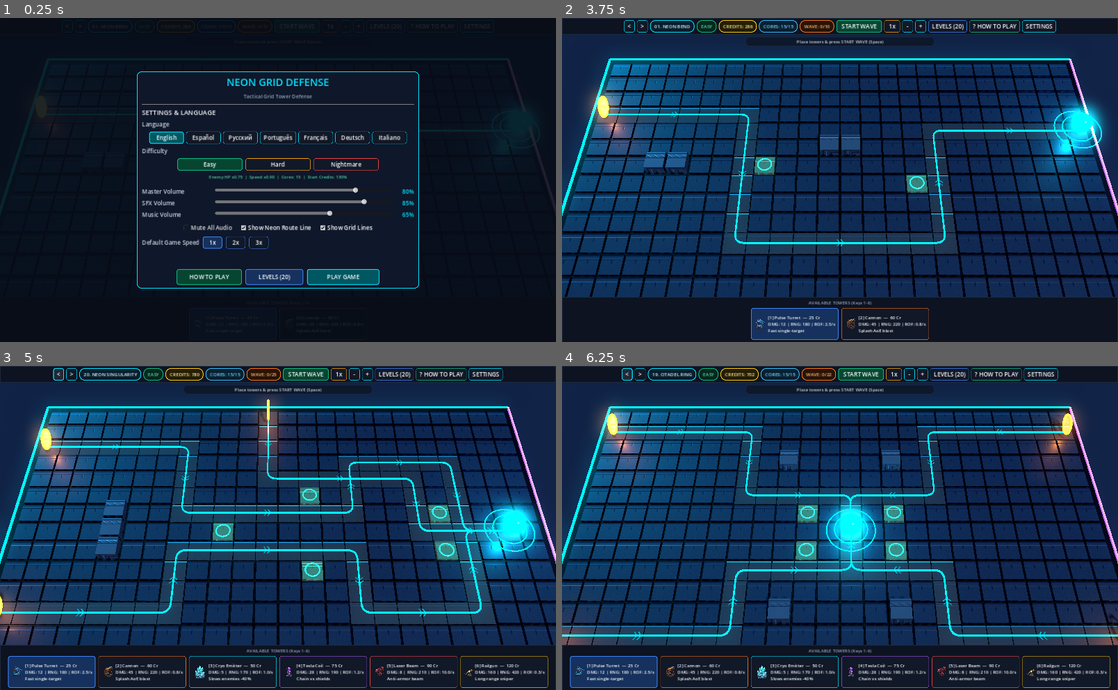
Above: before the commit, frames 1-4 (two rows, left to right).
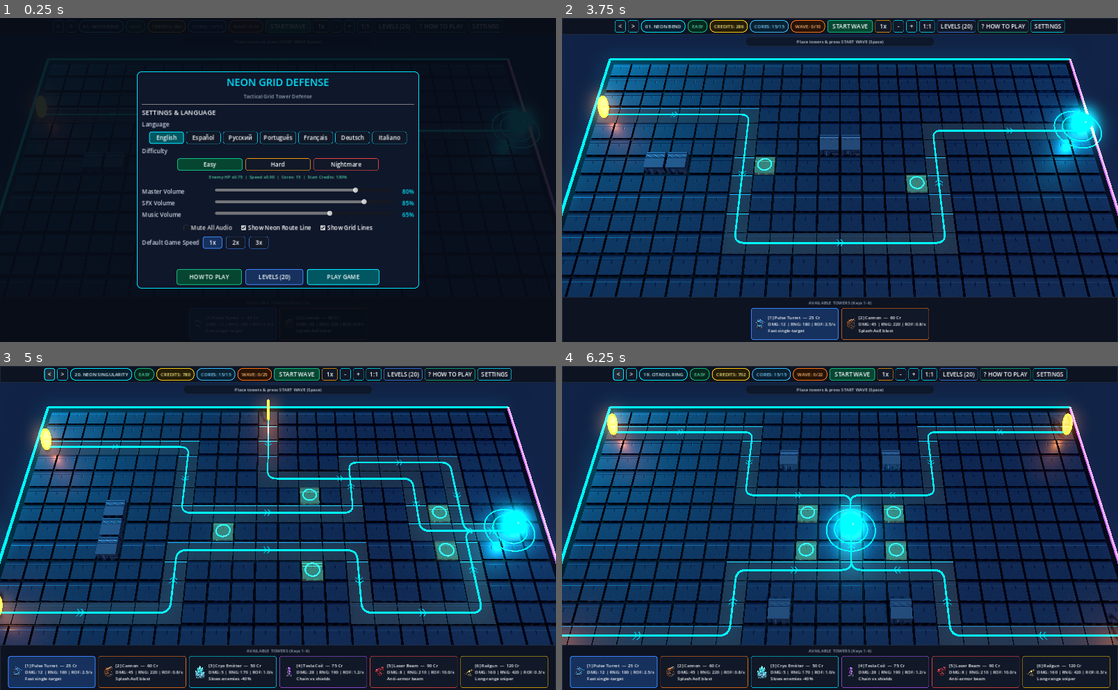
Above: after the commit, the same moments.

Repository: o1egkl/neon-grid-defense
Game: Godot game, scene res://scenes/main.tscn
Two runs of this game, one before a commit and one after it. Both use one fixed random seed, a clock stepped at 60 frames per second and the inputs below.
Inputs:
- Up to frame 1 (0.25 s): no input
- Up to frame 2 (3.75 s): click "START WAVE" at 0.5 s; click "START WAVE" at 1.25 s; click "Easy" at 2 s; click "Easy" at 2.75 s; click "PLAY GAME" at 3.5 s
- Up to frame 3 (5 s): click "<" at 4.25 s
- Up to frame 4 (6.25 s): click "START WAVE" at 5 s; click "<" at 5.75 s

The runs differ from the first frame. In frame 1, less than 0.1% of the frame differs, in the area x 26-49%, y 0-5%; in frame 2, 1.3%; in frame 3, 1.3%, in the area x 7-92%, y 0-5%; in frame 4, 1.3%.

Commit message:
v29: LMB/1-finger drag-to-pan, 1:1 camera reset button, and updated guide

Diff:
--- a/data/localization.json
+++ b/data/localization.json
@@ -95,7 +95,7 @@
       "tile_boost": "Boost Pad — grants +20% damage to tower placed here",
       "tile_tower": "Tower — defends nearby road tiles",
       "guide_controls_title": "4. Controls",
-      "guide_controls_body": "• Keys 1-6 or Bottom Panel: Se …(151 unchanged characters)…  Upgrade (U) or Sell (X, 75% refund)\n• Right Click / Esc: Cancel preview or clo …(61 unchanged characters)…
+      "guide_controls_body": "• Keys 1-6 or Bottom Panel: Se …(151 unchanged characters)…  Upgrade (U) or Sell (X, 75% refund)\n• Zoom: Mouse Wheel, 2-Finger Pinch, or - / + buttons\n• Move Camera: Drag with Left Mouse / 1 Finger, Middle Mouse, or WASD (1:1 or 0 to reset)\n• Right Click / Esc: Cancel preview or clo …(61 unchanged characters)…
       "btn_upgrade": "UPGRADE",
       "btn_sell": "SELL",
       "lbl_max_level": "MAX LEVEL (OVERDRIVE)",
@@ -178,7 +178,7 @@
       "tile_boost": "Plataforma Boost — +20% de daño a la torre",
       "tile_tower": "Torre — defiende el camino cercano",
       "guide_controls_title": "4. Controles",
-      "guide_controls_body": "• Teclas 1-6 o Panel Inferior: Elegir torre\n• Clic Izquierdo / Toque: Colocar torre\n• Clic Derecho: Vender torre (75% reembolso)\n• Espacio o INICIAR OLEADA: Lanzar oleada\n• < / > o [ / ]: Cambiar entre los 20 niveles\n• Esc: Abrir menú de Ajustes e Idioma",
+      "guide_controls_body": "• Teclas 1-6 o Panel Inferior: Seleccionar torre\n• Clic Izquierdo / Toque (1º): Vista previa y alcance\n• Clic Izquierdo / Toque (2º) o CONSTRUIR: Construir torre\n• Clic en torre colocada: Mejorar (U) o Vender (X, 75%)\n• Zoom: Rueda del ratón, pellizco con 2 dedos o botones - / +\n• Mover cámara: Arrastrar con Clic Izq. / 1 dedo, botón central o WASD (1:1 o 0 para restablecer)\n• Clic Derecho / Esc: Cancelar o cerrar inspector",
       "btn_upgrade": "MEJORAR",
       "btn_sell": "VENDER",
       "lbl_max_level": "NIVEL MÁX (OVERDRIVE)",
@@ -261,7 +261,7 @@
       "tile_boost": "Площадка Boost — даёт башне +20% к урону",
       "tile_tower": "Башня — прикрывает дорогу в своём радиусе",
       "guide_controls_title": "4. Управление",
-      "guide_controls_body": "• Клавиши 1-6 или нижняя панел …(146 unchanged characters)… еню Улучшить [U] / Продать [X] (75%)\n• Правый клик / Esc: отмена предпросмотра  …(69 unchanged characters)…
+      "guide_controls_body": "• Клавиши 1-6 или нижняя панел …(146 unchanged characters)… еню Улучшить [U] / Продать [X] (75%)\n• Зум: колесо мыши, щипок двумя пальцами на Android или кнопки - / +\n• Двигать карту при зуме: зажать ЛКМ / 1 палец и потянуть, СКМ или WASD (1:1 или 0 — сброс)\n• Правый клик / Esc: отмена предпросмотра  …(69 unchanged characters)…
       "btn_upgrade": "АПГРЕЙД",
       "btn_sell": "ПРОДАТЬ",
       "lbl_max_level": "МАКС. УРОВЕНЬ (OVERDRIVE)",
@@ -344,7 +344,7 @@
       "tile_boost": "Plataforma Boost — +20% de dano para a torre",
       "tile_tower": "Torre — defende a estrada próxima",
       "guide_controls_title": "4. Controles",
-      "guide_controls_body": "• Teclas 1-6 ou Painel Inferior: Escolher torre\n• Clique Esquerdo / Toque: Construir torre\n• Clique Direito: Vender torre (75% reembolso)\n• Espaço ou INICIAR ONDA: Lançar próxima onda\n• < / > ou [ / ]: Alternar entre as 20 fases\n• Esc: Abrir Configurações e Idioma",
+      "guide_controls_body": "• Teclas 1-6 ou Painel Inferior: Selecionar torre\n• Clique Esquerdo / Toque (1º): Prévia da torre e alcance\n• Clique Esquerdo / Toque (2º) ou CONSTRUIR: Construir\n• Clique na torre: Melhorar (U) ou Vender (X, 75%)\n• Zoom: Roda do mouse, pinça com 2 dedos ou botões - / +\n• Mover câmera: Arrastar com Botão Esq. / 1 dedo, botão do meio ou WASD (1:1 ou 0 para redefinir)",
       "btn_upgrade": "MELHORAR",
       "btn_sell": "VENDER",
       "lbl_max_level": "NÍVEL MÁX (OVERDRIVE)",
@@ -427,7 +427,7 @@
       "tile_boost": "Case Boost — +20% de dégâts pour la tour",
       "tile_tower": "Tour — défend la route à portée",
       "guide_controls_title": "4. Contrôles",
-      "guide_controls_body": "• Touches 1-6 ou Panneau bas : Choisir une tour\n• Clic Gauche / Toucher : Placer la tour\n• Clic Droit : Vendre la tour (75% remboursé)\n• Espace ou LANCER VAGUE : Démarrer la vague\n• < / > ou [ / ] : Changer parmi les 20 niveaux\n• Échap : Ouvrir les Paramètres et la Langue",
+      "guide_controls_body": "• Touches 1-6 ou Panneau Inférieur : Choisir une tourelle\n• Clic Gauche / Toucher (1er) : Aperçu et portée\n• Clic Gauche / Toucher (2e) ou CONSTRUIRE : Construire\n• Clic sur tourelle : Améliorer (U) ou Vendre (X, 75%)\n• Zoom : Molette, pincement à 2 doigts ou boutons - / +\n• Déplacer la caméra : Glisser avec Clic Gauche / 1 doigt, clic molette ou WASD (1:1 ou 0 pour réinitialiser)",
       "btn_upgrade": "AMÉLIORER",
       "btn_sell": "VENDRE",
       "lbl_max_level": "NIVEAU MAX (OVERDRIVE)",
@@ -510,7 +510,7 @@
       "tile_boost": "Boost-Feld — +20% Schaden für den Turm",
       "tile_tower": "Turm — verteidigt den nahen Weg",
       "guide_controls_title": "4. Steuerung",
-      "guide_controls_body": "• Tasten 1-6 oder Leiste unten: Turm wählen\n• Linksklick / Tippen: Turm platzieren\n• Rechtsklick: Turm verkaufen (75% zurück)\n• Leertaste oder WELLE STARTEN: Welle starten\n• < / > oder [ / ]: Zwischen 20 Leveln wechseln\n• Esc: Einstellungen & Sprache öffnen",
+      "guide_controls_body": "• Tasten 1-6 oder Leiste unten: Turm wählen\n• Linksklick / Tippen (1.): Vorschau & Reichweite\n• Linksklick / Tippen (2.) oder BAUEN: Turm bauen\n• Klick auf Turm: Verbessern (U) oder Verkaufen (X, 75%)\n• Zoom: Mausrad, 2-Finger-Zoom oder - / + Tasten\n• Kamera bewegen: Mit linker Maustaste / 1 Finger ziehen, mittlere Maustaste oder WASD (1:1 oder 0 zum Zurücksetzen)",
       "btn_upgrade": "UPGRADE",
       "btn_sell": "VERKAUFEN",
       "lbl_max_level": "MAX-LEVEL (OVERDRIVE)",
@@ -593,7 +593,7 @@
       "tile_boost": "Casella Boost — +20% danni alla torre",
       "tile_tower": "Torre — difende la strada vicina",
       "guide_controls_title": "4. Comandi",
-      "guide_controls_body": "• Tasti 1-6 o Pannello in basso: Scegli torre\n• Clic Sinistro / Tocco: Piazza torre\n• Clic Destro: Vendi torre (75% rimborso)\n• Spazio o AVVIA ONDATA: Avvia prossima ondata\n• < / > o [ / ]: Cambia tra i 20 livelli\n• Esc: Apri Impostazioni e Lingua",
+      "guide_controls_body": "• Tasti 1-6 o Pannello Inferiore: Seleziona torre\n• Clic Sinistro / Tocco (1°): Anteprima e raggio\n• Clic Sinistro / Tocco (2°) o COSTRUISCI: Costruisci\n• Clic su torre: Potenzia (U) o Vendi (X, 75%)\n• Zoom: Rotellina, pizzico a 2 dita o pulsanti - / +\n• Sposta visuale: Trascina con Clic Sinistro / 1 dito, tasto centrale o WASD (1:1 o 0 per reimpostare)",
       "btn_upgrade": "POTENZIA",
       "btn_sell": "VENDI",
       "lbl_max_level": "LIVELLO MAX (OVERDRIVE)",
--- a/scripts/grid_manager.gd
+++ b/scripts/grid_manager.gd
@@ -95,6 +95,9 @@
 var _target_zoom: float = 1.0
 var _pan_offset := Vector3.ZERO
 var _mmb_dragging: bool = false
+var _lmb_down: bool = false
+var _lmb_dragging: bool = false
+var _lmb_down_pos := Vector2.ZERO
 var _touches: Dictionary = {} # finger_idx -> Vector2
 var _prev_pinch_dist: float = 0.0
 var _prev_pinch_center := Vector2.ZERO
@@ -228,8 +231,9 @@
 func _apply_camera_transform() -> void:
 	if not _camera:
 		return
-	var max_px: float = float(grid_size.x) * 0.44
-	var max_pz: float = float(grid_size.y) * 0.46
+	var pan_mult: float = clampf(0.85 - _zoom_factor * 0.40, 0.35, 0.56)
+	var max_px: float = float(grid_size.x) * pan_mult
+	var max_pz: float = float(grid_size.y) * (pan_mult + 0.04)
 	_pan_offset.x = clampf(_pan_offset.x, -max_px, max_px)
 	_pan_offset.z = clampf(_pan_offset.z, -max_pz, max_pz)
 	var dist: float = _base_cam_dist * _zoom_factor
@@ -889,12 +893,14 @@
 	if not input_enabled:
 		return
 
-	# Android / Touch: 2-finger Pinch-to-Zoom & Pan
+	# Android / Touch: 2-finger Pinch-to-Zoom & Pan (1-finger drag handled via LMB drag-to-pan)
 	if event is InputEventScreenTouch:
 		var st: InputEventScreenTouch = event
 		if st.pressed:
 			_touches[st.index] = st.position
-			if _touches.size() == 2:
+			if _touches.size() >= 2:
+				_lmb_down = false
+				_lmb_dragging = false
 				var ks: Array = _touches.keys()
 				var p0: Vector2 = _touches[ks[0]]
 				var p1: Vector2 = _touches[ks[1]]
@@ -910,8 +916,10 @@
 	if event is InputEventScreenDrag:
 		var sd: InputEventScreenDrag = event
 		_touches[sd.index] = sd.position
-		if _touches.size() == 2:
+		if _touches.size() >= 2:
 			_pinch_lock_timer = 0.30
+			_lmb_down = false
+			_lmb_dragging = false
 			var ks: Array = _touches.keys()
 			var p0: Vector2 = _touches[ks[0]]
 			var p1: Vector2 = _touches[ks[1]]
@@ -931,6 +939,12 @@
 		if _mmb_dragging:
 			_pan_screen_delta(me.relative)
 			return
+		if _lmb_down and _pinch_lock_timer <= 0.0:
+			if not _lmb_dragging and me.position.distance_to(_lmb_down_pos) > 10.0:
+				_lmb_dragging = true
+			if _lmb_dragging:
+				_pan_screen_delta(me.relative)
+				return
 		var cell: Vector2i = _raycast_mouse_to_cell(me.position)
 		if cell != _hover_cell:
 			_hover_cell = cell
@@ -942,24 +956,33 @@
 		if mb.button_index == MOUSE_BUTTON_MIDDLE:
 			_mmb_dragging = mb.pressed
 			return
-		if not mb.pressed:
-			return
-		if mb.button_index == MOUSE_BUTTON_WHEEL_UP:
+		if mb.button_index == MOUSE_BUTTON_WHEEL_UP and mb.pressed:
 			zoom_by(0.88)
 			return
-		if mb.button_index == MOUSE_BUTTON_WHEEL_DOWN:
+		if mb.button_index == MOUSE_BUTTON_WHEEL_DOWN and mb.pressed:
 			zoom_by(1.14)
 			return
-		if _pinch_lock_timer > 0.0:
+		if mb.button_index == MOUSE_BUTTON_LEFT:
+			if mb.pressed:
+				_lmb_down = true
+				_lmb_down_pos = mb.position
+				_lmb_dragging = false
+			else:
+				var was_drag: bool = _lmb_dragging
+				var was_down: bool = _lmb_down
+				_lmb_down = false
+				_lmb_dragging = false
+				if was_down and not was_drag and _pinch_lock_timer <= 0.0:
+					var cell_l: Vector2i = _raycast_mouse_to_cell(mb.position)
+					if not _cells.has(cell_l):
+						clear_inspection()
+						clear_build_preview()
+					else:
+						_handle_left_click(cell_l)
 			return
-		var cell: Vector2i = _raycast_mouse_to_cell(mb.position)
-		if not _cells.has(cell):
-			clear_inspection()
-			return
-		if mb.button_index == MOUSE_BUTTON_LEFT:
-			_handle_left_click(cell)
-		elif mb.button_index == MOUSE_BUTTON_RIGHT:
-			_handle_right_click(cell)
+		if mb.button_index == MOUSE_BUTTON_RIGHT and mb.pressed and _pinch_lock_timer <= 0.0:
+			var cell_r: Vector2i = _raycast_mouse_to_cell(mb.position)
+			_handle_right_click(cell_r)
 
 
 func _pan_screen_delta(delta_px: Vector2) -> void:
--- a/scripts/main.gd
+++ b/scripts/main.gd
@@ -51,6 +51,7 @@
 	ui.speed_cycle_requested.connect(_on_cycle_speed)
 	ui.zoom_in_requested.connect(func(): grid_manager.zoom_by(0.84))
 	ui.zoom_out_requested.connect(func(): grid_manager.zoom_by(1.18))
+	ui.reset_camera_requested.connect(func(): grid_manager.reset_camera())
 	ui.tower_selected.connect(_select_tower)
 	ui.upgrade_inspected_requested.connect(_on_upgrade_inspected)
 	ui.sell_inspected_requested.connect(_on_sell_inspected)
--- a/scripts/ui_controller.gd
+++ b/scripts/ui_controller.gd
@@ -13,6 +13,7 @@
 signal speed_cycle_requested()
 signal zoom_in_requested()
 signal zoom_out_requested()
+signal reset_camera_requested()
 signal level_selected(level_id: int)
 signal prev_level_requested()
 signal next_level_requested()
@@ -48,6 +49,7 @@
 var _lbl_wave: Label
 var _hud_btn_zoom_out: Button
 var _hud_btn_zoom_in: Button
+var _hud_btn_reset_cam: Button
 var _status_toast: PanelContainer
 var _hud_status_label: Label
 var _hud_btn_prev: Button
@@ -450,6 +452,13 @@
 	_hud_btn_zoom_in.pressed.connect(func(): zoom_in_requested.emit())
 	hbox.add_child(_hud_btn_zoom_in)
 
+	_hud_btn_reset_cam = Button.new()
+	_hud_btn_reset_cam.text = "1:1"
+	_hud_btn_reset_cam.custom_minimum_size = Vector2(36, 32)
+	_style_button(_hud_btn_reset_cam, Color("#00E5FF"))
+	_hud_btn_reset_cam.pressed.connect(func(): reset_camera_requested.emit())
+	hbox.add_child(_hud_btn_reset_cam)
+
 	_hud_btn_levels = Button.new()
 	_style_button(_hud_btn_levels, Color("#3B82F6"))
 	_hud_btn_levels.pressed.connect(show_levels)
